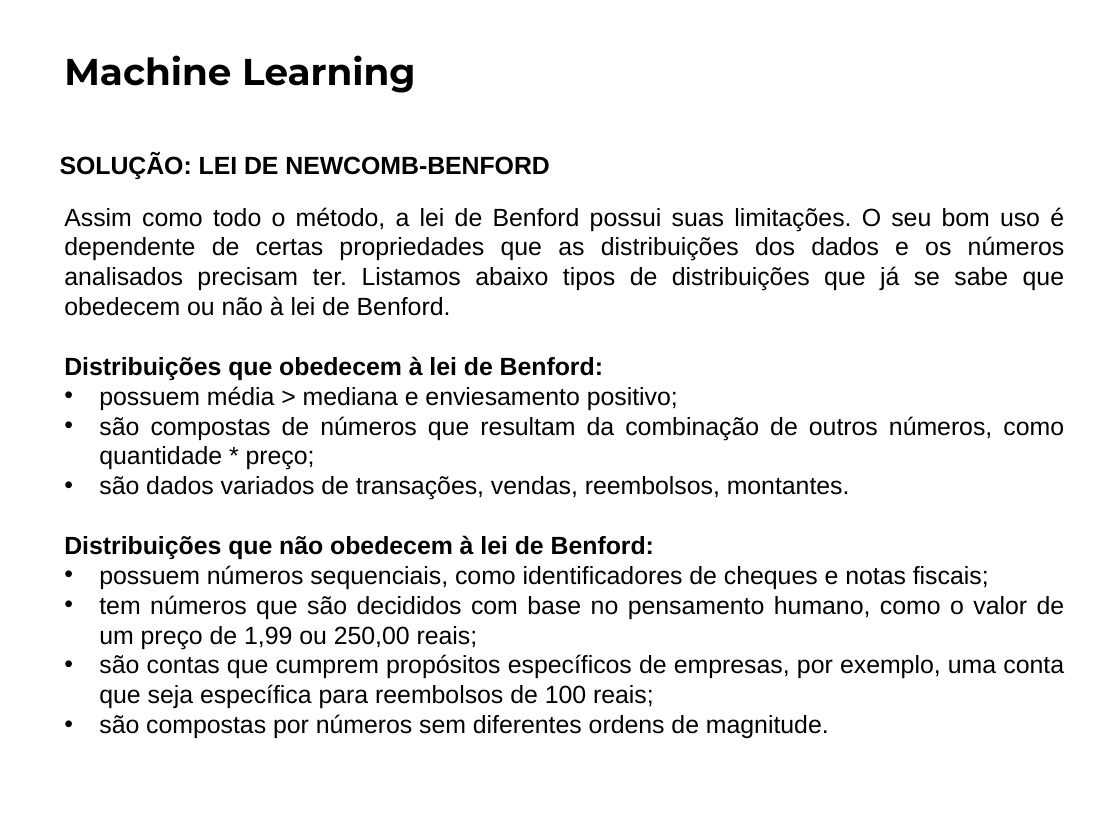
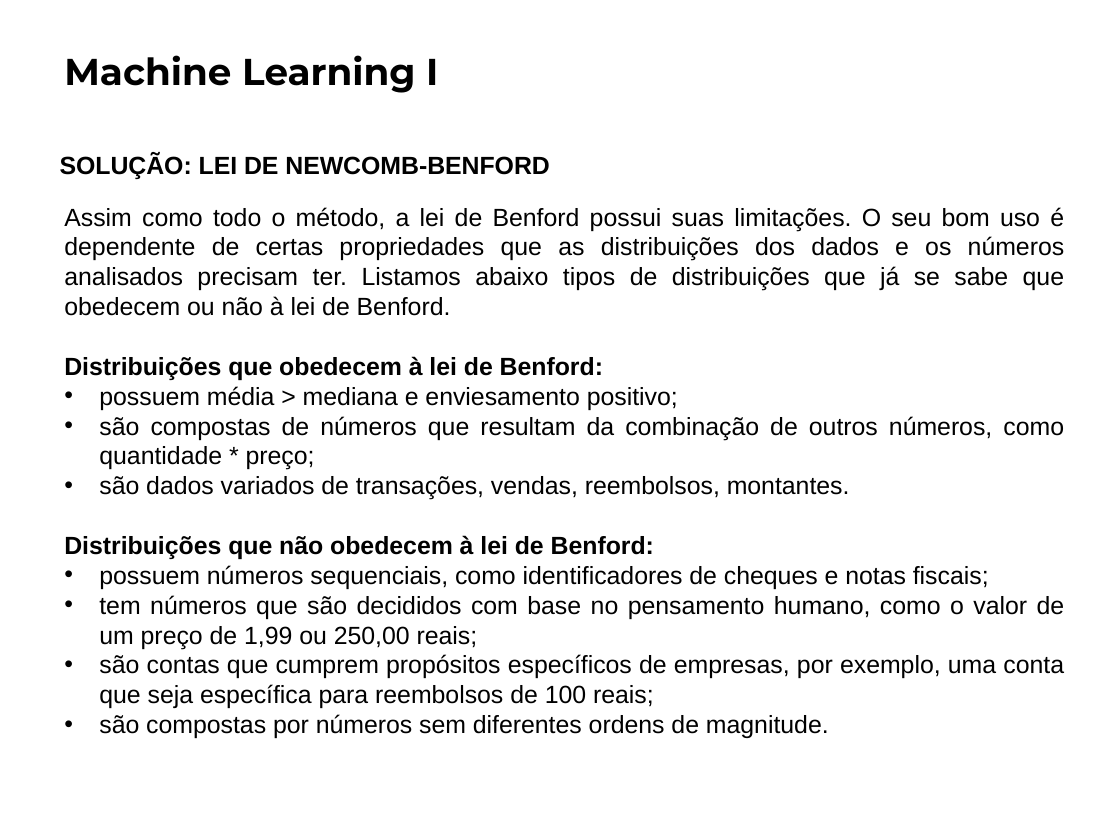
Before and after one commit to paciencia/moneyball_sandbox, a slide deck: slide 18 of slides/Atividade_02_problema_real_sem_ML.pptx (slide 3 before the commit). Drawn at 1120x840 pixels with LibreOffice and Linux fonts; fonts in the diff are those of the drawing; background and template pictures are left out. Boxes give left, top, right and bottom in pixels: in the first picture for what was removed or moved away, otherwise in the second. Text is boxed around its words. In the diff, an @@ line names an element or a change of style, - is before the commit and + after.

```diff
--- a/slides/Atividade_02_problema_real_sem_ML.pptx
+++ b/slides/Atividade_02_problema_real_sem_ML.pptx
@@ title at bbox=[64, 55, 438, 93]: text changed @@
-Machine Learning
+Machine Learning I
```
Also in this commit, not shown: 3 other slides changed, 15 slides added.
